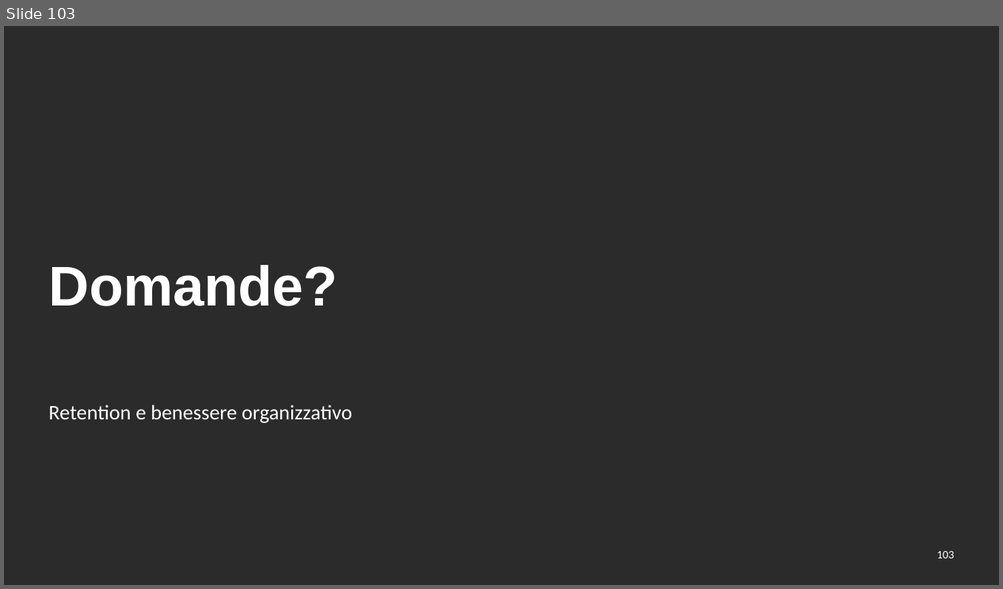
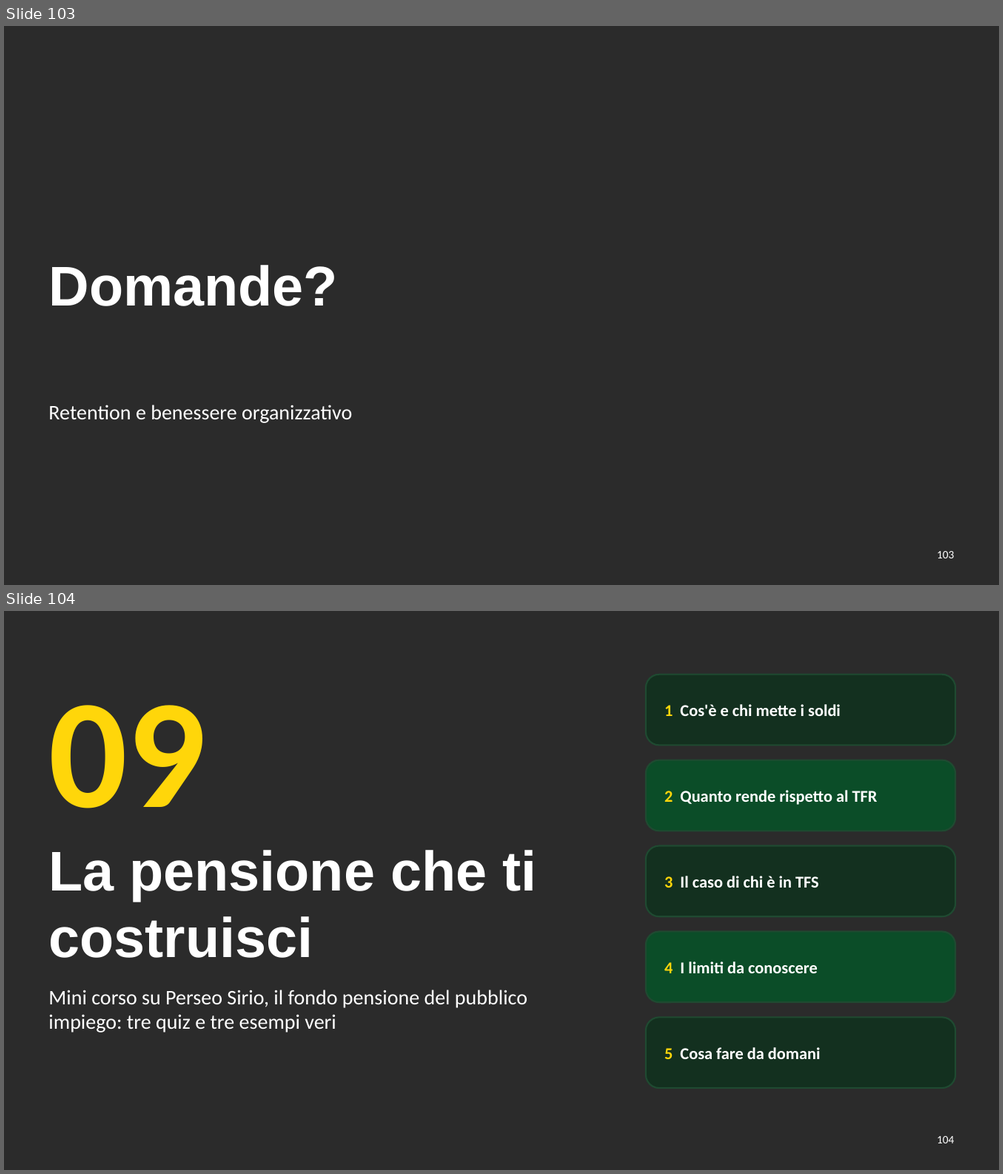
Before and after one commit to aki1806-droid/Prove, a slide deck: produzione/assemblea-2026-12-07/slide/assemblea-2026-12-07.pptx. Shown one above the other, each under a label of ours: slide 103 before the commit, slides 103 and 104 after it. The pictures are 1003x589 and 1003x1174 pixels, drawn with LibreOffice and Linux fonts; fonts in the diff are those of the drawing; background and template pictures are left out; a plain dark background stands for a picture behind light text. Boxes give left, top, right and bottom in pixels: in the first picture for what was removed or moved away, otherwise in the second. Text is boxed around its words. In the diff, an @@ line names an element or a change of style, - is before the commit and + after.

```diff
--- a/produzione/assemblea-2026-12-07/slide/assemblea-2026-12-07.pptx
+++ b/produzione/assemblea-2026-12-07/slide/assemblea-2026-12-07.pptx
@@ slide 104 added at (4, 611, 999, 1170), background picture (left out) @@
@@ rounded rectangle added at (646, 675, 956, 745), fill #13301F, outline #1F4A31 1.5 pt @@
@@ text added at (48, 705, 206, 809), 150 pt, text #FFD60A, bold @@
+09
@@ text added at (664, 704, 840, 716), 16 pt, text #FFFFFF, bold @@
+1 Cos'è e chi mette i soldi
@@ rounded rectangle added at (646, 760, 956, 831), fill #0B4D28, outline #1F4A31 1.5 pt @@
@@ text added at (664, 790, 877, 805), 16 pt, text #FFFFFF, bold @@
+2 Quanto rende rispetto al TFR
@@ title added at (48, 850, 536, 958), 54 pt, text #FFFFFF, bold @@
+La pensione che ti costruisci
@@ rounded rectangle added at (646, 846, 956, 917), fill #13301F, outline #1F4A31 1.5 pt @@
@@ text added at (664, 876, 819, 888), 16 pt, text #FFFFFF, bold @@
+3 Il caso di chi è in TFS
@@ rounded rectangle added at (646, 932, 956, 1002), fill #0B4D28, outline #1F4A31 1.5 pt @@
@@ text added at (664, 962, 817, 974), 16 pt, text #FFFFFF, bold @@
+4 I limiti da conoscere
@@ text added at (48, 990, 527, 1033), 20 pt, text #FFFFFF @@
+Mini corso su Perseo Sirio, il fondo pensione del pubblico impiego: tre quiz e tre esempi veri
@@ rounded rectangle added at (646, 1017, 956, 1088), fill #13301F, outline #1F4A31 1.5 pt @@
@@ text added at (664, 1048, 820, 1059), 16 pt, text #FFFFFF, bold @@
+5 Cosa fare da domani
@@ page number added at (936, 1136, 953, 1144), 11 pt, text #FFFFFF @@
+104
```
Also in this commit, not shown: 19 other slides added, 18 other files.
